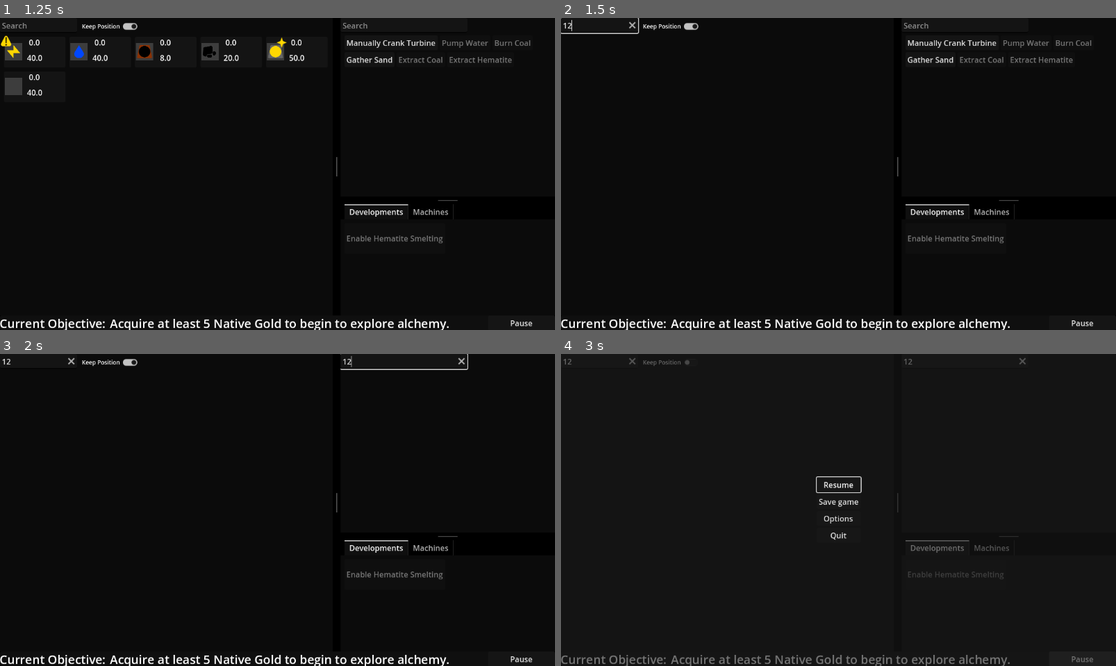
Above: before the commit, frames 1-4 (two rows, left to right).
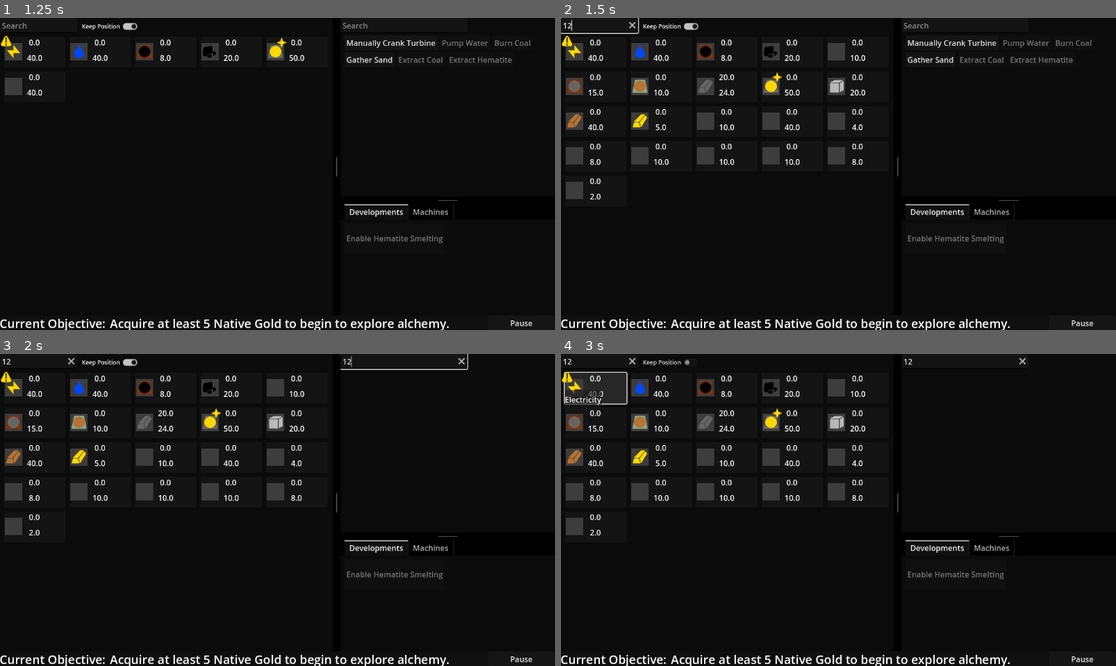
Above: after the commit, the same moments.

Repository: Carth501/The-Big-Grid
Game: Godot game, scene res://scenes/MainMenu.tscn
Same seed, same stepped clock (60 frames per second), same inputs: the game is played once before the commit and once after it. Sound files missing from this copy of the repository are replaced by a short silence.
Inputs (mouse positions are in pixels of both pictures, inside the frame that each line leads up to):
- Up to frame 1 (1.25 s): click "New Game" at 0.5 s
- Up to frame 2 (1.5 s): click (599, 24) at 1.27 s; type "12" at 1.35 s
- Up to frame 3 (2 s): click (405, 360) at 1.5 s; type "12" at 1.58 s
- Up to frame 4 (3 s): click "Keep Position" at 2 s; click "Pause" (after the commit: "[center]0.0[/center]") at 2.75 s

Frame 1 is identical in both runs. In frame 2, 4.8% of the frame differs, in the area x 0-55%, y 5-59%; in frame 3, 4.8%; in frame 4, 6.5%, in the area x 0-96%, y 1-100%.

Commit message:
centralize supply visualization process

Diff:
--- a/scripts/display/SupplyCollectionDisplay.gd
+++ b/scripts/display/SupplyCollectionDisplay.gd
@@ -17,25 +17,27 @@
 
 func filter(new_filter : Dictionary):
 	if(new_filter.has("bad_filter") && new_filter.bad_filter):
+		push_error("bad_filter passed to supply collection display")
 		for supply_display_id in supply_display_catalogue:
 			var supply_display = supply_display_catalogue[supply_display_id]
-			supply_display.show_supply(false)
+			supply_display.set_filtered_mode(true)
 			supply_display.clear_delta_display()
 	elif(new_filter == {}):
 		for supply_display_id in supply_display_catalogue:
 			var supply_display = supply_display_catalogue[supply_display_id]
-			supply_display.show_supply(true)
+			supply_display.set_filtered_mode(false)
 			supply_display.clear_delta_display()
 	else:
 		for supply_display_id in supply_display_catalogue:
 			var supply_display = supply_display_catalogue[supply_display_id]
+			supply_display.set_filtered_mode(true)
 			if(new_filter.has(supply_display_id)):
-				supply_display.show_supply(true)
+				supply_display.set_in_filter(true)
 				if(new_filter[supply_display_id].has("deltas")):
 					var deltas = new_filter[supply_display_id].deltas
 					supply_display.set_delta_display(deltas)
 				else:
 					supply_display.clear_delta_display()
 			else:
-				supply_display.show_supply(false)
+				supply_display.set_in_filter(false)
 				supply_display.clear_delta_display()
--- a/scripts/display/SupplyDisplay.gd
+++ b/scripts/display/SupplyDisplay.gd
@@ -13,7 +13,8 @@
 @export var popup_label : Label
 var supply : Supply
 var revealed := false
-var showing := true
+var filtered_mode := false
+var in_filter := true
 var static_position := true
 
 func setup(id : String,
@@ -71,28 +72,31 @@
 	supply_curtain.visible = false
 
 func reveal():
-	revealed = true;
-	if(static_position):
-		visible = true
-		supply_button.visible = showing
-	else:
-		visible = showing
-		supply_button.visible = true
+	revealed = true
+	handle_visibility()
 
-func show_supply(setting : bool):
-	showing = setting
-	if(!revealed):
-		return
-	if(static_position):
-		supply_button.visible = showing
-	else:
-		visible = showing
+func set_filtered_mode(setting : bool):
+	filtered_mode = setting
+	handle_visibility()
+
+func set_in_filter(setting : bool):
+	in_filter = setting
+	handle_visibility()
 
 func set_static_position(setting : bool):
 	static_position = setting
-	if(!revealed):
-		return
-	if(!showing):
+	handle_visibility()
+
+func handle_visibility():
+	var showing = false
+	if(!filtered_mode && revealed):
+		showing = true
+	if(filtered_mode && in_filter):
+		showing = true
+	if(showing):
+		visible = true
+		supply_button.visible = true
+	else:
 		if(static_position):
 			visible = true
 			supply_button.visible = false
